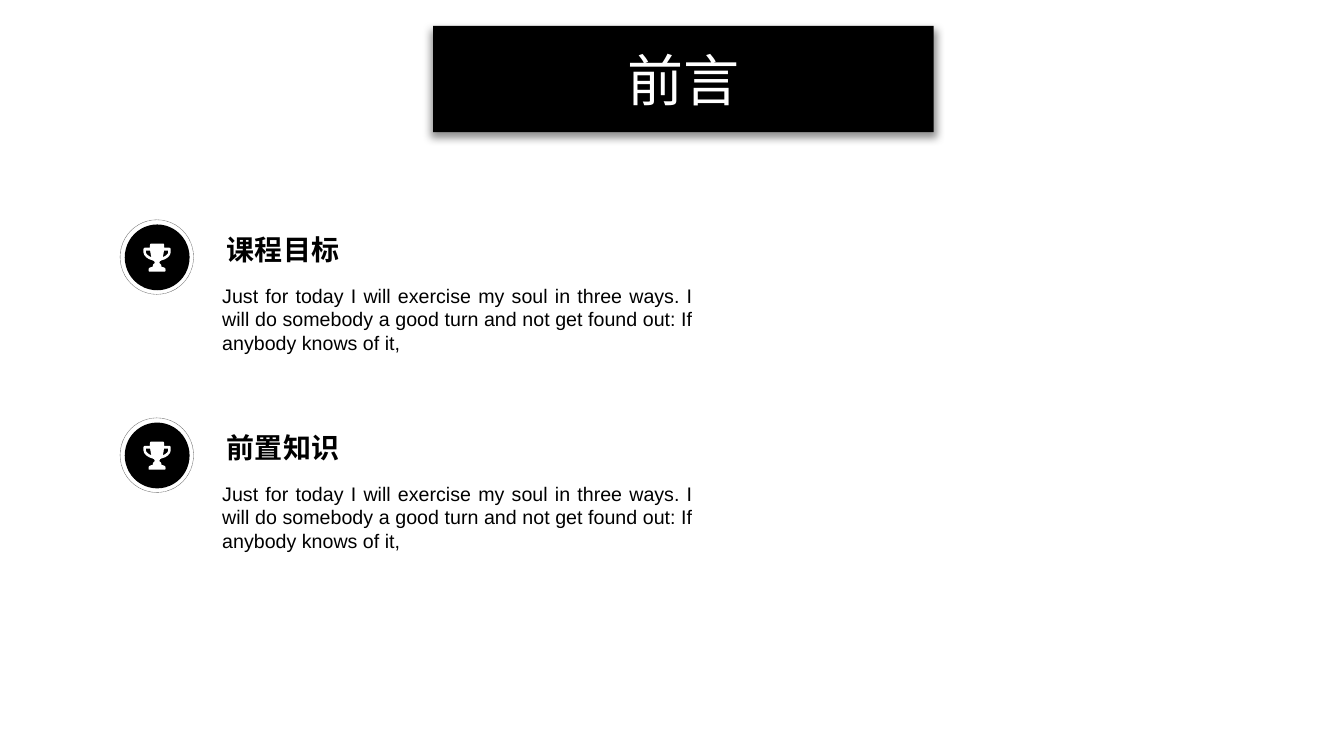
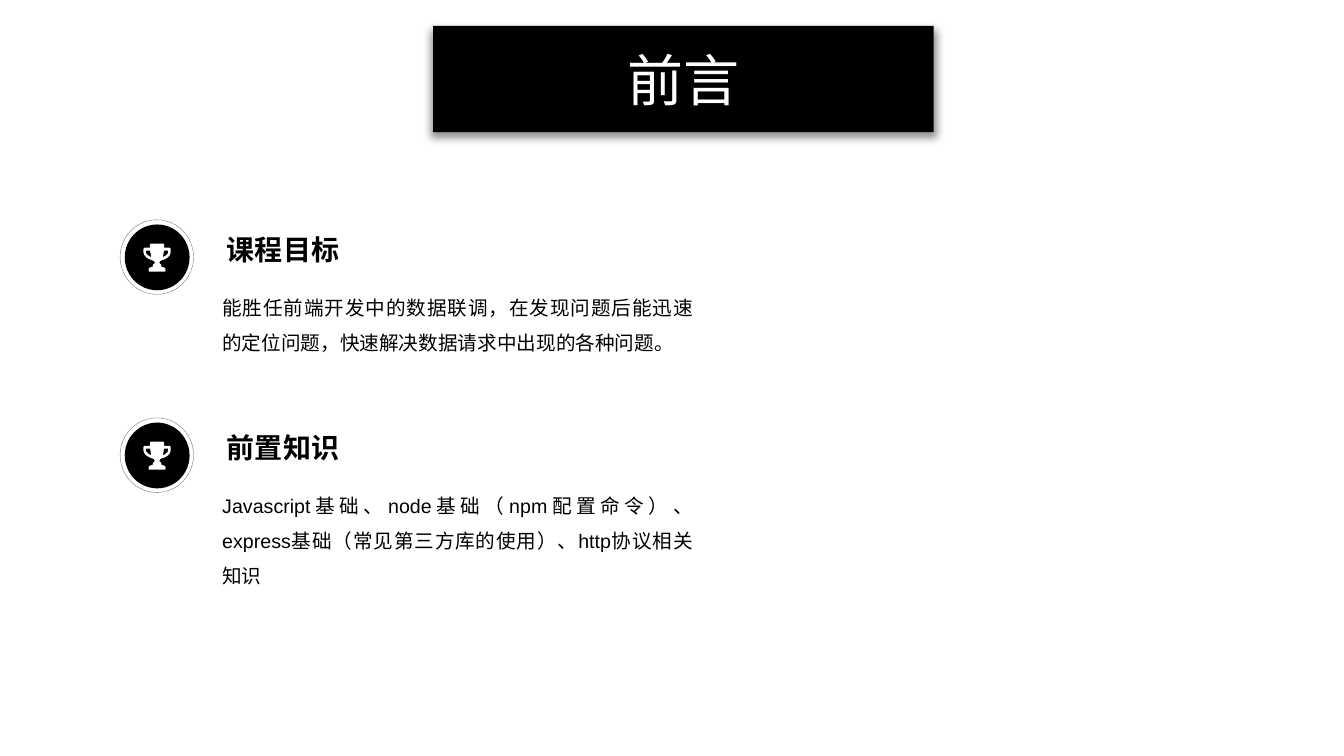
Before and after one commit to CowenZhengHao/ajax, a slide deck: slide 2 of 课件.pptx. Drawn at 1344x756 pixels with LibreOffice and Linux fonts; fonts in the diff are those of the drawing; background and template pictures are left out. Boxes give left, top, right and bottom in pixels: in the first picture for what was removed or moved away, otherwise in the second. Text is boxed around its words. In the diff, an @@ line names an element or a change of style, - is before the commit and + after.

```diff
--- a/课件.pptx
+++ b/课件.pptx
@@ text at (x1=222, y1=298, x2=692, y2=352): text changed @@
-Just for today I will exercise my soul in three ways. I will do somebody a good turn and not get found out: If anybody knows of it,
+能胜任前端开发中的数据联调，在发现问题后能迅速的定位问题，快速解决数据请求中出现的各种问题。
@@ text at (x1=222, y1=508, x2=693, y2=552): text changed @@
-Just for today I will exercise my soul in three ways. I will do somebody a good turn and not get found out: If anybody knows of it,
+Javascript基础、node基础（npm配置命令）、express基础（常见第三方库的使用）、http协议相关知识
```
Also in this commit, not shown: 5 other slides changed, 1 slide added, 1 slide removed.
